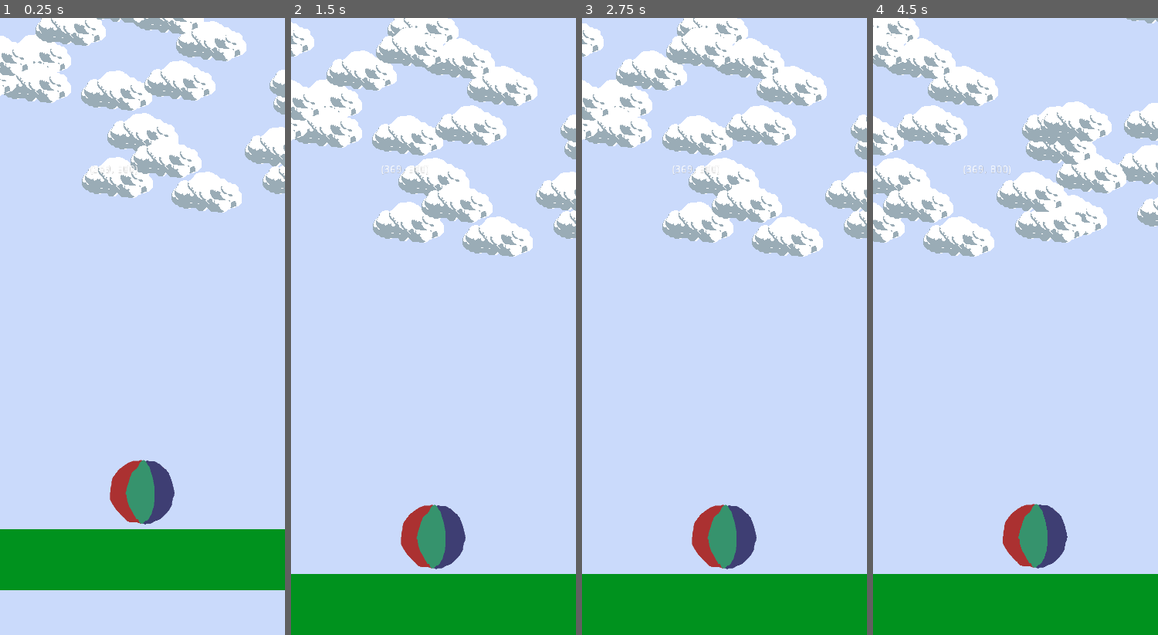
Above: before the commit, frames 1-4 (left to right).
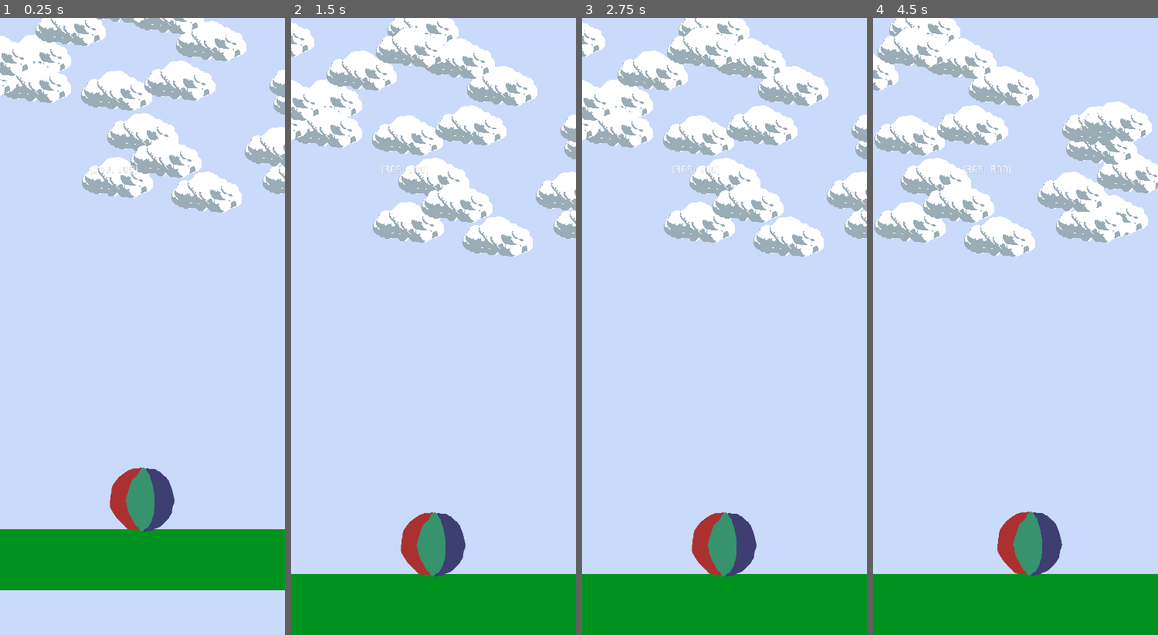
Above: after the commit, the same moments.

Repository: spencerberry/balloof
Game: Godot game, scene res://World.tscn
The game is run twice, just before and just after one commit, with the same random seed, the same clock (stepped at 60 frames per second) and the same inputs.
Inputs (mouse positions are in pixels of both pictures, inside the frame that each line leads up to):
- Up to frame 1 (0.25 s): no input
- Up to frame 2 (1.5 s): move the mouse to (496, 295) at 0.52 s; click (496, 295) at 0.67 s; drag from (376, 357) to (433, 573) at 1.27 s
- Up to frame 3 (2.75 s): move the mouse to (753, 190) at 2.02 s; click (753, 190) at 2.17 s
- Up to frame 4 (4.5 s): drag from (1001, 449) to (930, 233) at 2.77 s; move the mouse to (1101, 419) at 3.52 s; click (1101, 419) at 3.67 s; drag from (930, 233) to (910, 573) at 4.27 s

The runs differ from the first frame. In frame 1, 0.8% of the frame differs, in the area x 38-62%, y 71-84%; in frame 2, 0.8%; in frame 3, 3.1%; in frame 4, 21%, in the area x 0-100%, y 0-91%.

Commit message:
Refactored collisions to Area2D
* About to try some modularity to separate concerns

Diff:
--- a/Balloon.gd
+++ b/Balloon.gd
@@ -1,4 +1,4 @@
-extends KinematicBody2D
+extends Area2D
 
 var press = false
 var steer = 0
@@ -42,16 +42,6 @@
 	if model_name.left(6) == "iPhone":
 		 dpi_divisor = 3
 
-#	print(approach(1,2)) #should be 2
-#	print(approach(1,3)) #should be 3
-#	print(approach(10,22,10)) #should be 20
-#	print(approach(20,22,10)) #should be 22
-#	print(approach(-1,-5,1)) #-2
-#	print(approach(-1,-5,1))
-#	print(approach(1,3,1)) #2
-#	print(approach_zero(10,1)) # 9
-#	print(approach(0, -6, 1))
-
 func _input(event):
 	if event is InputEventScreenDrag or (event is InputEventScreenTouch and event.pressed):
 		press = true
@@ -90,12 +80,16 @@
 
 	#write an approach and an approach_zero method in a tool file
 
-	# self.position -= Vector2(x_velocity, y_velocity)
+	self.position -= Vector2(x_velocity, y_velocity)
 	self.position.y = self.position.y if self.position.y < GROUND else GROUND
-	var collision = move_and_collide(-Vector2(x_velocity, y_velocity))
-
-	if collision and collision.collider.name == "Bird":
-		alive = false
-		print("dead")
+#	var collision = move_and_collide(-Vector2(x_velocity, y_velocity))
+#
+#	if collision and collision.collider.name == "Bird":
+#		alive = false
+#		print("dead")
 
 	#$_DEBUG.text = String(x_velocity)
+
+
+func _on_Balloon_area_entered(area):
+	alive = false
--- a/Balloon.tscn
+++ b/Balloon.tscn
@@ -6,7 +6,8 @@
 [sub_resource type="CircleShape2D" id=1]
 radius = 40.0
 
-[node name="Balloon" type="KinematicBody2D"]
+[node name="Balloon" type="Area2D"]
+collision_mask = 2
 script = ExtResource( 2 )
 
 [node name="Sprite" type="Sprite" parent="."]
@@ -27,3 +28,4 @@
 __meta__ = {
 "_edit_use_anchors_": false
 }
+[connection signal="area_entered" from="." to="." method="_on_Balloon_area_entered"]
--- a/Bird.gd
+++ b/Bird.gd
@@ -1,4 +1,4 @@
-extends KinematicBody2D
+extends Area2D
 
 var speed = 15.0
 var direction:int
@@ -11,15 +11,17 @@
 	$Vision/CollisionShape2D.shape = CircleShape2D.new()
 	$Vision/CollisionShape2D.shape.radius = vision_distance
 
+func _physics_process(delta):
+	position += Vector2(direction * speed * delta, 0)
+
 func _process(delta):
 	$Sprite.flip_h = direction < 0
-	move_and_slide(Vector2(speed * direction, 0))
 
 func init(origin):
 	position.x = origin.x
 	position.y = origin.y
-	print(position)
 	direction = 1 if origin.x > 0 else -1
+
 
 func _on_Vision_body_entered(body):
 	if body.name == 'Balloon':
--- a/Bird.tscn
+++ b/Bird.tscn
@@ -6,7 +6,9 @@
 [sub_resource type="RectangleShape2D" id=1]
 extents = Vector2( 16.184, 7.75845 )
 
-[node name="Bird" type="KinematicBody2D"]
+[node name="Bird" type="Area2D"]
+monitoring = false
+collision_layer = 2
 collision_mask = 0
 script = ExtResource( 1 )
 
@@ -19,6 +21,8 @@
 texture = ExtResource( 2 )
 
 [node name="Vision" type="Area2D" parent="."]
+monitorable = false
+collision_layer = 0
 
 [node name="CollisionShape2D" type="CollisionShape2D" parent="Vision"]
 [connection signal="body_entered" from="Vision" to="." method="_on_Vision_body_entered"]
--- a/World.gd
+++ b/World.gd
@@ -57,6 +57,14 @@
 		if score > balloon_y:
 			score = int(balloon_y)
 
+#BIRDS
+		for bird in birds:
+			var bird_x = bird.get_position().x
+			var bird_y = bird.get_position().y
+
+			if bird.position.y > balloon_y + active_range_y:
+				bird.set_position(Vector2(bird_x, balloon_y - active_range_y))
+
 #CLOUDS
 		for cloud in clouds:
 			var cloud_x = cloud.get_position().x
@@ -75,8 +83,9 @@
 			elif cloud_y < balloon_y - active_range_y:
 				cloud.set_position(Vector2(cloud_x, cloud_y + active_range_y * 2 ))
 
+
 #GROUND
-		$Ground/GroundRect.set_position(Vector2(balloon_x - 600, 0))
+		$GroundRect.set_position(Vector2(balloon_x - 600, 0))
 		#$DEBUG.text = String(active_area)
 
 func create_cloud(position = Vector2(0, -100), _depth = 1):
@@ -94,6 +103,7 @@
 			rand_range(balloon_x - active_range_x, balloon_x + active_range_x),
 			rand_range(balloon_y - active_range_y, balloon_y - active_range_y * 1.5)
 			))
+
 	birds.append(new_bird)
 	add_child(new_bird)
 
--- a/World.tscn
+++ b/World.tscn
@@ -1,11 +1,7 @@
-[gd_scene load_steps=5 format=2]
+[gd_scene load_steps=3 format=2]
 
 [ext_resource path="res://Balloon.tscn" type="PackedScene" id=1]
 [ext_resource path="res://World.gd" type="Script" id=4]
-
-[sub_resource type="RectangleShape2D" id=1]
-
-[sub_resource type="RectangleShape2D" id=2]
 
 [node name="World" type="Node2D"]
 script = ExtResource( 4 )
@@ -39,12 +35,7 @@
 "_edit_use_anchors_": false
 }
 
-[node name="Ground" type="StaticBody2D" parent="."]
-
-[node name="CollisionShape2D" type="CollisionShape2D" parent="Ground"]
-shape = SubResource( 1 )
-
-[node name="GroundRect" type="ColorRect" parent="Ground"]
+[node name="GroundRect" type="ColorRect" parent="."]
 margin_left = -600.0
 margin_right = 600.0
 margin_bottom = 80.0
@@ -61,11 +52,6 @@
 "_edit_use_anchors_": false
 }
 
-[node name="ActiveArea" type="Area2D" parent="."]
-
-[node name="CollisionShape2D" type="CollisionShape2D" parent="ActiveArea"]
-shape = SubResource( 2 )
-
 [node name="HUD" type="CanvasLayer" parent="."]
 
 [node name="Label" type="Label" parent="HUD"]
--- a/project.godot
+++ b/project.godot
@@ -99,6 +99,11 @@
 
 pointing/emulate_touch_from_mouse=true
 
+[layer_names]
+
+2d_render/layer_1="balloon"
+2d_render/layer_2="bird"
+
 [rendering]
 
 environment/default_clear_color=Color( 0.796078, 0.858824, 0.988235, 1 )
